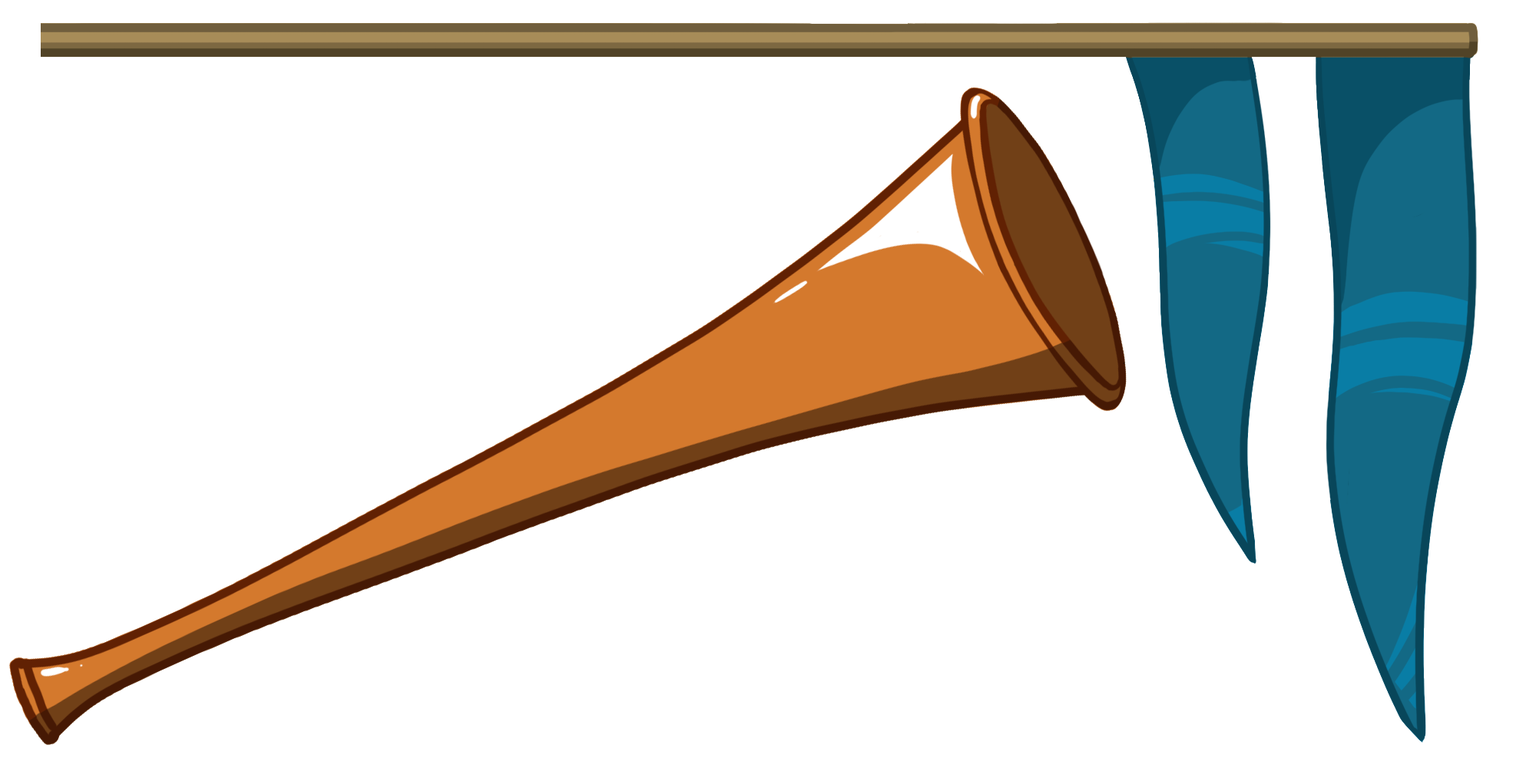
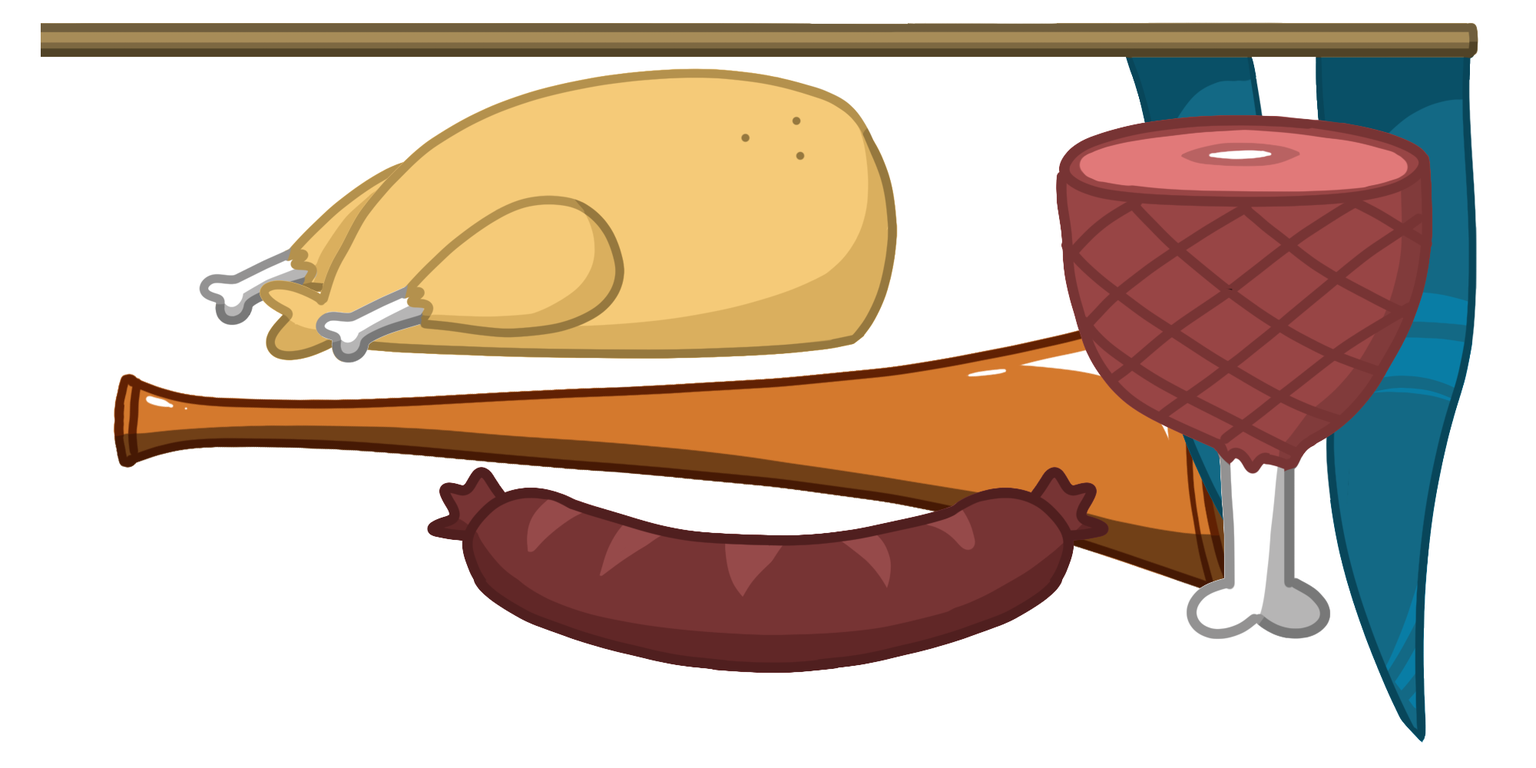
Two versions of the same layered image (1536x768). Layer-by-layer changes:
showed group "saussage" (5 layers) over [386, 444, 1142, 674]
showed group "Ham" (7 layers) over [999, 98, 1433, 640]
showed group "Chicken" (1st of 2) (18 layers) over [189, 68, 950, 421]
painted on "Layer 7" over [9, 68, 1331, 746]
painted on "Layer 2" over [9, 86, 1281, 746]
painted on "Layer 6" over [24, 94, 1242, 678]
painted on "Layer 5" over [24, 79, 1314, 746]
painted on "Layer 4" over [9, 86, 1280, 746]
hid "Layer 3" over [9, 68, 1433, 746]
